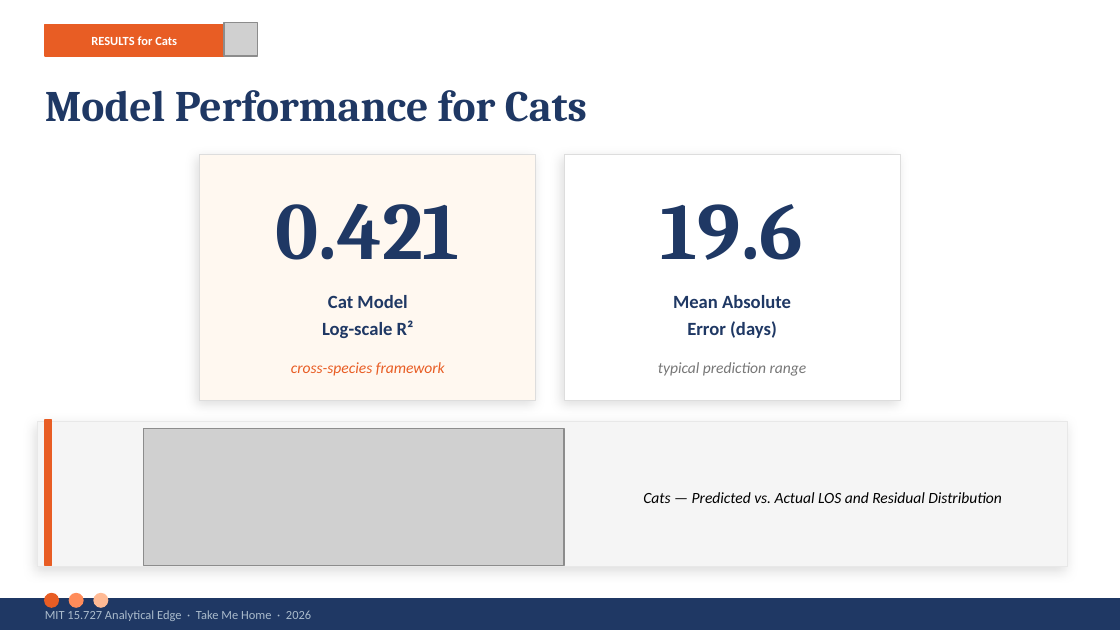
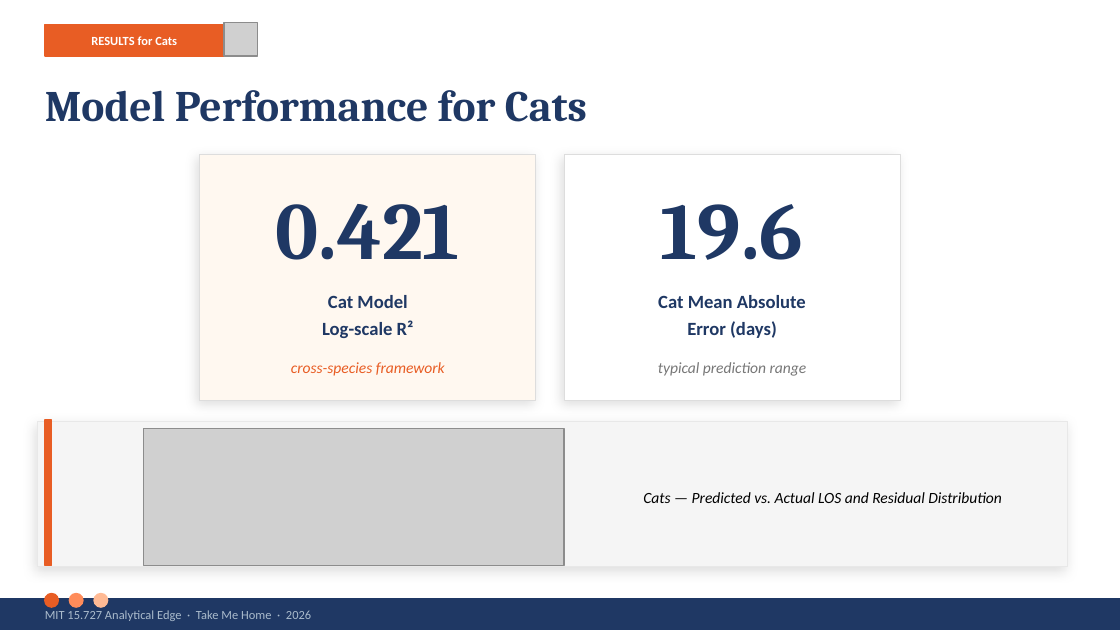
Before and after one commit to hsienhsinlee/MIT_15.727.AE_TakeMeHome, a slide deck: slide 6 of Final deliverables/TakeMeHome_Deck v1.pptx. Drawn at 1120x630 pixels with LibreOffice and Linux fonts; fonts in the diff are those of the drawing; grey boxes stand for pictures. Boxes give left, top, right and bottom in pixels: in the first picture for what was removed or moved away, otherwise in the second. Text is boxed around its words. In the diff, an @@ line names an element or a change of style, - is before the commit and + after.

```diff
--- a/Final deliverables/TakeMeHome_Deck v1.pptx
+++ b/Final deliverables/TakeMeHome_Deck v1.pptx
@@ text at (x1=658, y1=295, x2=806, y2=308): text changed @@
-Mean Absolute
+Cat Mean Absolute
```
Also in this commit, not shown: 5 other slides changed.
